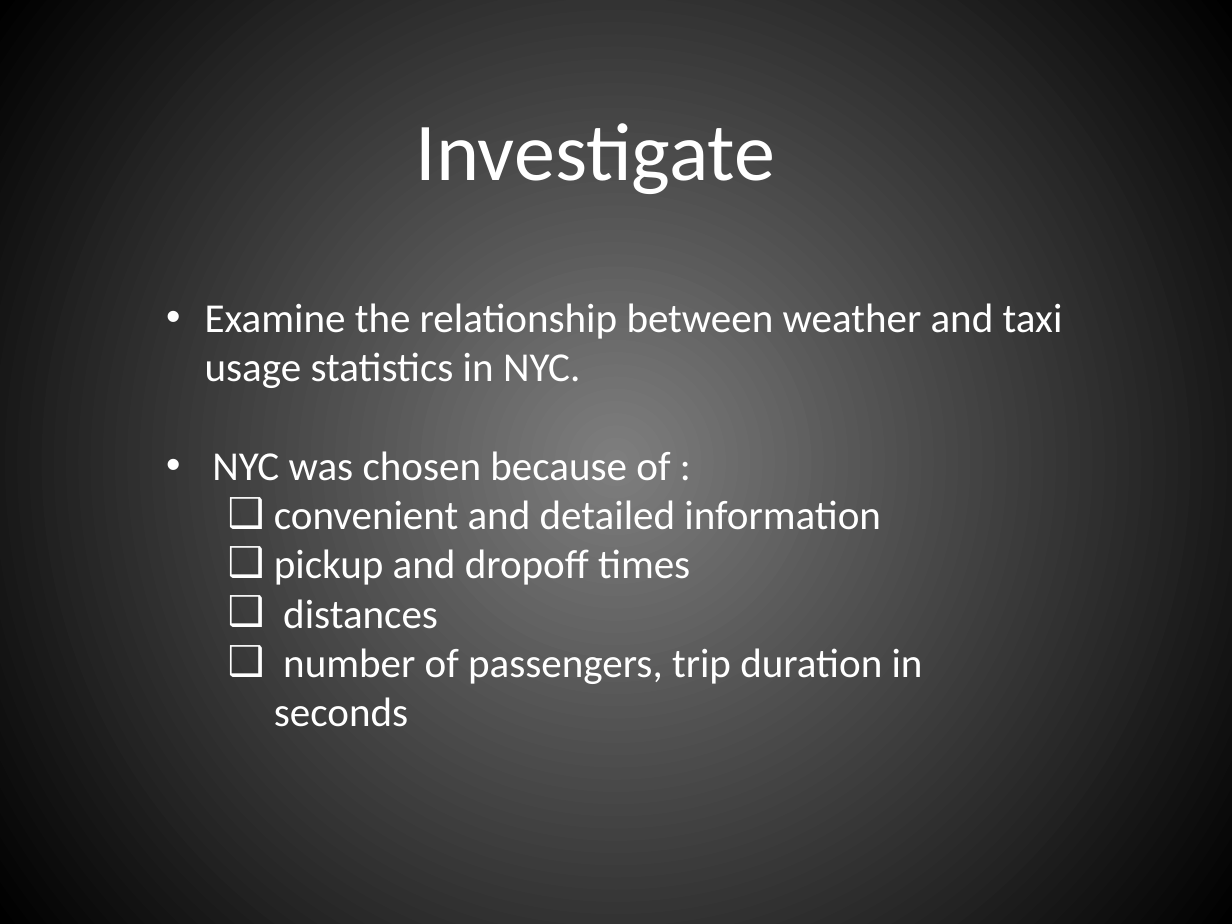
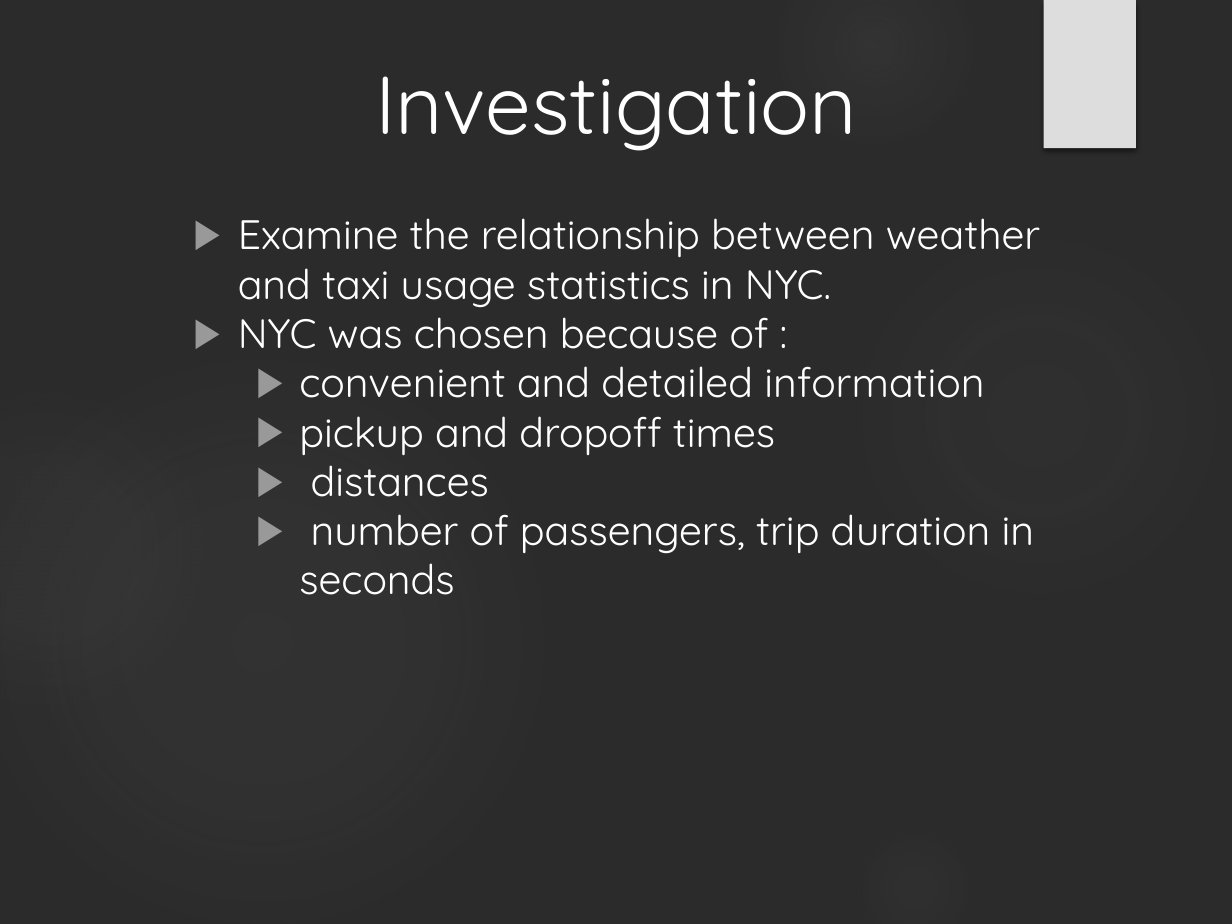
Before and after one commit to IanGross/NYC_Transportation_Weather_Study, a slide deck: slide 3 of powerpoint/presentation.pptx. Drawn at 1232x924 pixels with LibreOffice and Linux fonts; fonts in the diff are those of the drawing; background and template pictures are left out; a plain dark background stands for a picture behind light text. Boxes give left, top, right and bottom in pixels: in the first picture for what was removed or moved away, otherwise in the second. Text is boxed around its words. In the diff, an @@ line names an element or a change of style, - is before the commit and + after.

```diff
--- a/powerpoint/presentation.pptx
+++ b/powerpoint/presentation.pptx
@@ background gradient #7F7F7F to #000000 to picture (left out) @@
@@ ellipse added at bbox=[766, 0, 982, 154], fill gradient #666666 @@
@@ rectangle added at bbox=[1044, 0, 1136, 148], fill #DDDDDD @@
@@ title added at bbox=[375, 76, 857, 151], 48 pt, text #FFFFFF @@
+Investigation
@@ text removed at bbox=[416, 123, 776, 194] @@
-Investigate
@@ text "Examine the relationship between weather ...": place and size @@
-text "Examine the relationship between weather ..." at bbox=[205, 303, 1063, 727]
+text "Examine the relationship between weather ..." at bbox=[238, 218, 1040, 595]
@@ text "Examine the relationship between weather ..." at bbox=[238, 218, 1040, 595]: font Calibri to Quicksand; bullet • to ▶; bullet ❑ to ▶ @@
@@ ellipse added at bbox=[849, 225, 1228, 605], fill gradient #666666 @@
@@ ellipse added at bbox=[0, 360, 543, 924], fill gradient #666666 @@
@@ ellipse added at bbox=[0, 391, 205, 708], fill gradient #666666 @@
@@ ellipse added at bbox=[849, 822, 982, 924], fill gradient #666666 @@
```
Also in this commit, not shown: 3 other slides changed, 17 slides added, 18 slides removed.
